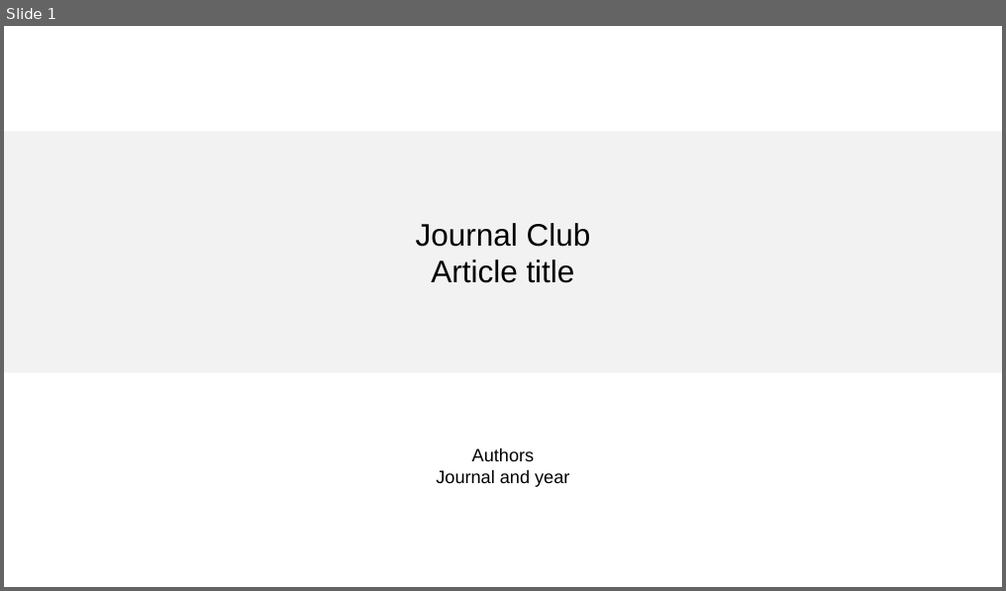
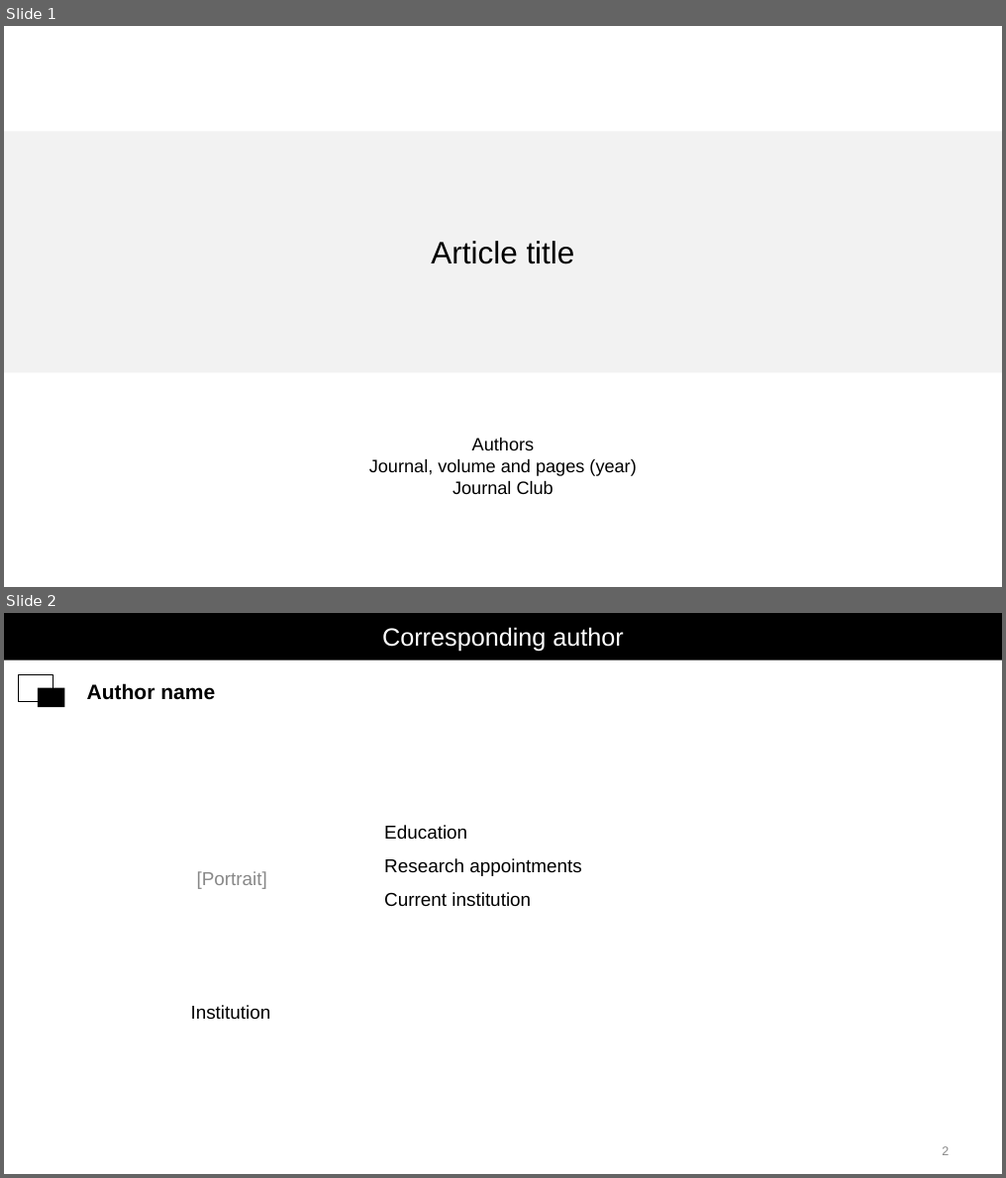
Before and after one commit to zhang-mengjia/journal-club-ppt, a slide deck: assets/jc-reference.pptx. Shown one above the other, each under a label of ours: slide 1 before the commit, slides 1 and 2 after it. The pictures are 1006x591 and 1006x1178 pixels, drawn with LibreOffice and Linux fonts; fonts in the diff are those of the drawing. Boxes give left, top, right and bottom in pixels: in the first picture for what was removed or moved away, otherwise in the second. Text is boxed around its words. In the diff, an @@ line names an element or a change of style, - is before the commit and + after.

Commit message:
Match Bowler journal club structure and validate author lineage and headings

```diff
--- a/assets/jc-reference.pptx
+++ b/assets/jc-reference.pptx
@@ slide 2 added at (4, 613, 1002, 1174), background #FFFFFF @@
@@ rectangle added at (4, 613, 1002, 661), fill #000000, 24 pt, text #FFFFFF @@
+Corresponding author
@@ rectangle added at (18, 674, 54, 701), fill #FFFFFF, outline #000000 0.75 pt @@
@@ rectangle added at (38, 688, 64, 707), fill #000000 @@
@@ text added at (87, 683, 215, 700), 20 pt, text #000000, bold @@
+Author name
@@ text added at (384, 825, 581, 907), 18 pt, text #000000 @@
+Education
+Research appointments
+Current institution
@@ text added at (197, 871, 267, 889), 18 pt, text #888888 @@
+[Portrait]
@@ text added at (191, 1005, 271, 1020), 18 pt, text #000000 @@
+Institution
@@ text added at (942, 1147, 948, 1156), 12 pt, text #888888 @@
+2
@@ slide 1 changed as well @@
@@ text in rectangle at (416, 223, 591, 247): paragraph removed @@
-Journal Club
@@ text at (369, 460, 636, 494): text changed @@
-Journal and year
+Journal, volume and pages (year)
+Journal Club
```
Also in this commit, not shown: 1 other slide changed, 11 other slides added, 2 slides removed, 9 other files.
